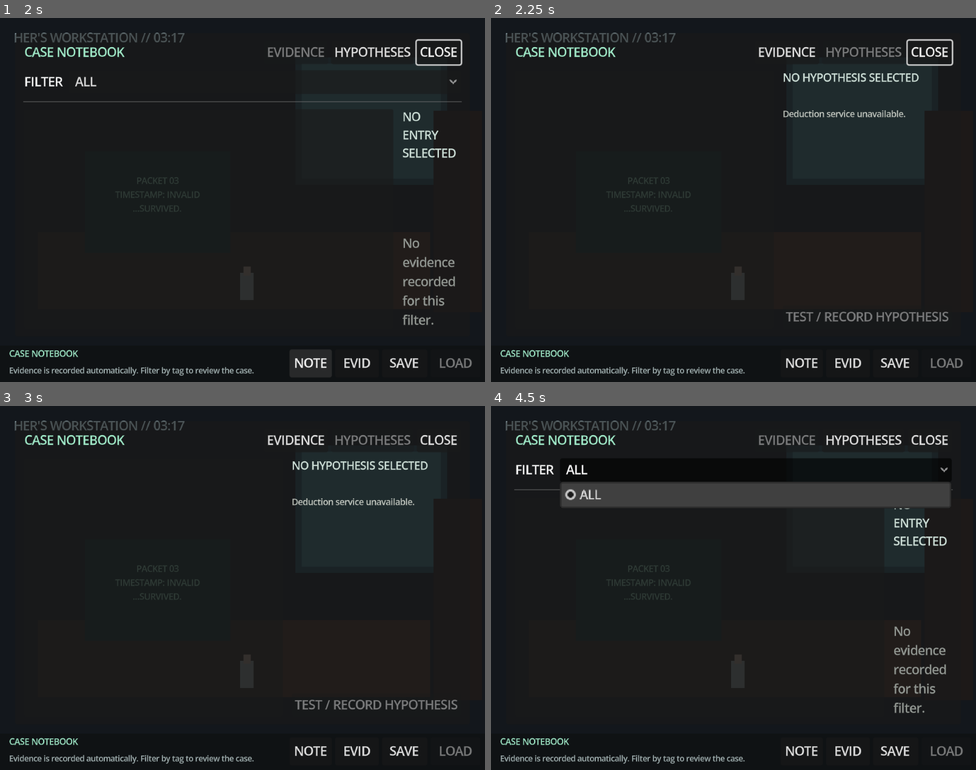
Above: before the commit, frames 1-4 (two rows, left to right).
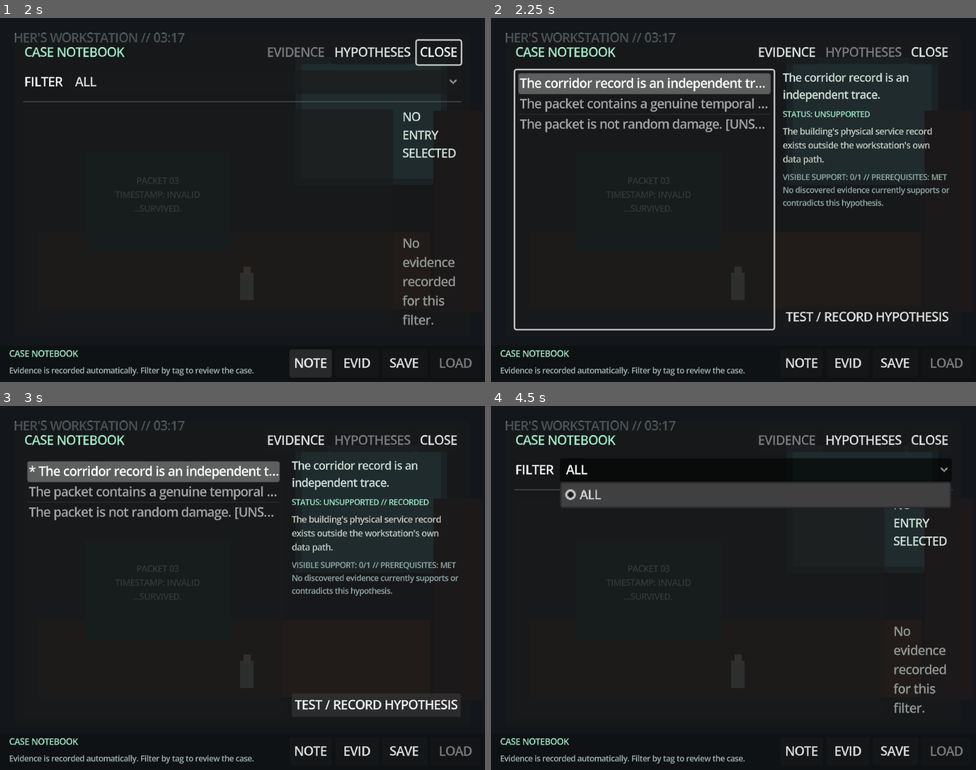
Above: after the commit, the same moments.

Repository: dmcexcess-lab/Ai-Adventure
Game: Godot game, scene res://ui/menus/main_menu.tscn
The game is run twice, just before and just after one commit, with the same random seed, the same clock (stepped at 60 frames per second) and the same inputs.
Inputs (mouse positions are in pixels of both pictures, inside the frame that each line leads up to):
- Up to frame 1 (2 s): click "BEGIN CHAPTER ONE" at 0.5 s; click "NOTE" at 1.25 s
- Up to frame 2 (2.25 s): click "HYPOTHESES" at 2 s
- Up to frame 3 (3 s): click (378, 704) at 2.75 s, where only the run after the commit has a clickable "TEST / RECORD HYPOTHESIS"
- Up to frame 4 (4.5 s): click "EVIDENCE" at 3.5 s; click "ALL" at 4.25 s

Frame 1 is identical in both runs. In frame 2, 8.6% of the frame differs, in the area x 4-96%, y 5-86%; in frame 3, 7.5%; in frame 4, nothing differs.
Error before the commit: Parse Error: Expected statement, found "elif" instead. (res://autoload/deduction_service.gd:170)

Commit message:
fix: repair deduction establishment branch

Diff:
--- a/autoload/deduction_service.gd
+++ b/autoload/deduction_service.gd
@@ -166,7 +166,7 @@
 			}
 			state.set("deductions", deductions)
 			deduction_established.emit(deduction_id)
-		status = "established"
+			status = "established"
 		elif String((deductions[deduction_id] as Dictionary).get("state", "")) == "established":
 			status = "established"
 
